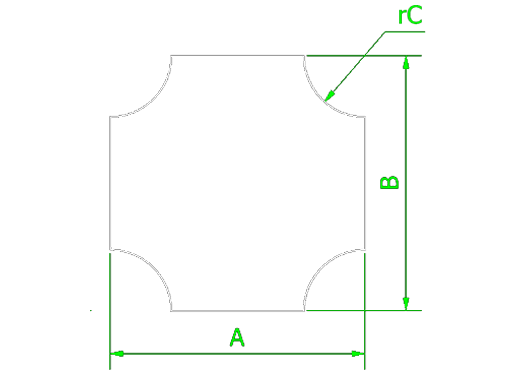
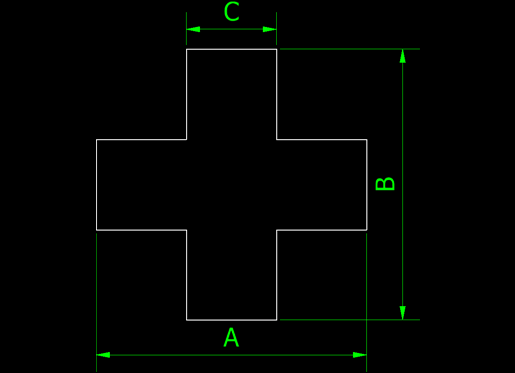
The second 515×373 image is a revision of the first. Changes to its layers:
hid "crossRound" over bbox(90, 5, 426, 370)
showed "cross" over bbox(96, 1, 420, 372)
showed "Layer 1" over bbox(0, 0, 515, 373)
